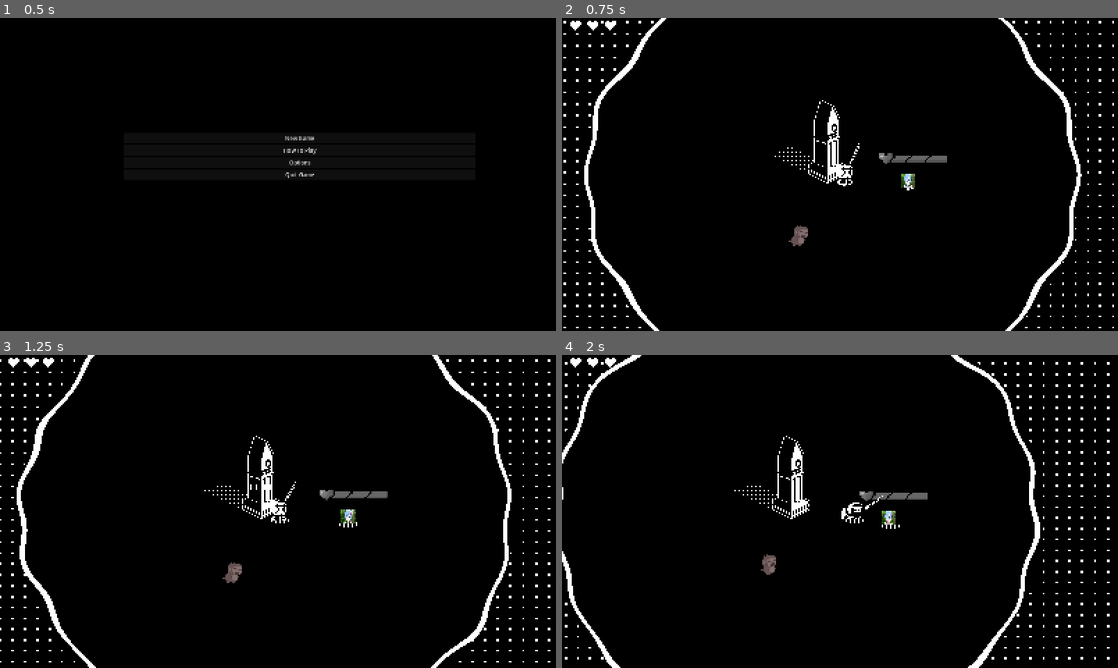
Above: before the commit, frames 1-4 (two rows, left to right).
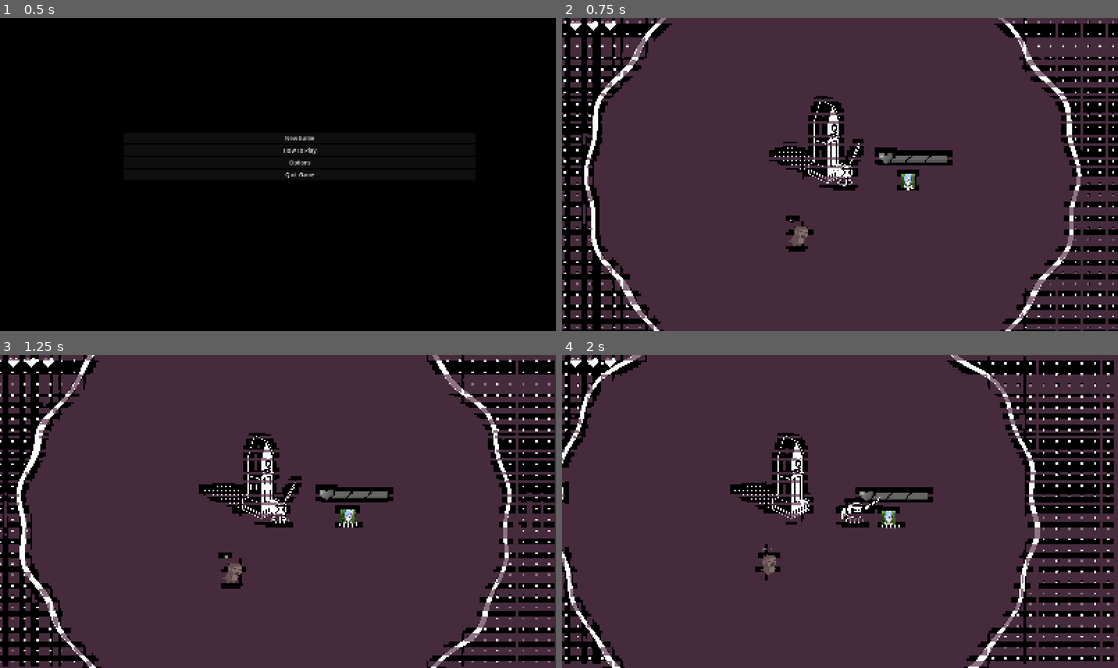
Above: after the commit, the same moments.

Repository: arrowira/shrine2Cjam
Game: Godot game, scene res://Scenes/main_menu.tscn
Two runs of this game, one before a commit and one after it. Both use one fixed random seed, a clock stepped at 60 frames per second and the inputs below. The engine's default icon, where the game draws it, is replaced by a stand-in: a white triangle on a blue panel in a dark square.
Inputs (mouse positions are in pixels of both pictures, inside the frame that each line leads up to):
- Up to frame 1 (0.5 s): no input
- Up to frame 2 (0.75 s): click "New Game" at 0.5 s
- Up to frame 3 (1.25 s): no input
- Up to frame 4 (2 s): move the mouse to (962, 495) at 1.27 s; hold Right (right) from 1.28 s (still down); click (962, 495) at 1.35 s

Frame 1 is identical in both runs. In frame 2, 84% of the frame differs, in the area x 0-100%, y 0-100%; in frame 3, 84%; in frame 4, 84%.

Commit message:
beautiful grunt code

Diff:
--- a/shrine-jam/Scenes/Grunt.tscn
+++ b/shrine-jam/Scenes/Grunt.tscn
@@ -78,4 +78,15 @@
 libraries/ = SubResource("AnimationLibrary_tj05f")
 speed_scale = 0.8
 
+[node name="AttackTimer" type="Timer" parent="." unique_id=230837176]
+wait_time = 0.5
+one_shot = true
+
+[node name="Label" type="Label" parent="." unique_id=741633984]
+offset_left = -56.0
+offset_top = -97.0
+offset_right = -16.0
+offset_bottom = -74.0
+
 [connection signal="timeout" from="MoodClock" to="." method="_on_mood_clock_timeout"]
+[connection signal="timeout" from="AttackTimer" to="." method="_on_attack_timer_timeout"]
--- a/shrine-jam/Scenes/main.tscn
+++ b/shrine-jam/Scenes/main.tscn
@@ -16,8 +16,8 @@
 
 [sub_resource type="ShaderMaterial" id="ShaderMaterial_kry3j"]
 shader = ExtResource("6_21xkr")
-shader_parameter/darkColor = Color(0, 0, 0, 1)
-shader_parameter/lightColor = Color(1, 1, 1, 1)
+shader_parameter/darkColor = Color(0.27622634, 0.1688197, 0.23947811, 1)
+shader_parameter/lightColor = Color(0.5519479, 0.45576358, 0.51774293, 1)
 
 [node name="Main" type="Node2D" unique_id=1040881665]
 script = ExtResource("1_jjvhh")
--- a/shrine-jam/Scripts/EnemyBehaviour.gd
+++ b/shrine-jam/Scripts/EnemyBehaviour.gd
@@ -22,13 +22,22 @@
 		aggro = true
 
 func _physics_process(delta: float) -> void:
-
+	$Label.text = state
 	position += movementDir*speed
 	if state == "pursue":
+		movementDir = playerDir
+	if state == "pounce":
+		movementDir = playerDir.orthogonal()
+	if state == "attacking":
+		speed = 10 * $AttackTimer.time_left/$AttackTimer.wait_time
+	if state == "retreat":
+		movementDir = -playerDir
+	if state == "retreat" or state == "pursue" or state == "pounce":
 		$AnimationPlayer.play("walk")
-		movementDir = playerDir
-	if state == "pounce" or state == "idle":
+	if state == "idle":
 		$AnimationPlayer.play("idle")
+
+
 
 
 
@@ -47,16 +56,25 @@
 			coin *= -1
 	else:
 		#aggro
-		if mood < 0.5:
-			if playerDist > 300:
-				#walk towards player
-				state = "pursue"
-				speed = 3
-			else:
-				state = "pounce"
-				speed = 0
-		elif mood < 0.7:
-			if state == "pounce":
-				#attack
-				speed = 10
-				movementDir = playerDir
+		if state != "attacking":
+			if mood < 0.5:
+				if playerDist > 300:
+					#walk towards player
+					state = "pursue"
+					speed = 3
+				else:
+					state = "pounce"
+					speed = 2
+			elif mood < 0.7:
+				if state == "pounce":
+					#attack
+					state = "attacking"
+					$AttackTimer.start()
+					movementDir = playerDir
+
+
+
+func _on_attack_timer_timeout() -> void:
+	print("retreat")
+	state = "retreat"
+	speed = 3
--- a/shrine-jam/scripts/CameraBehaviour.gd
+++ b/shrine-jam/scripts/CameraBehaviour.gd
@@ -23,7 +23,6 @@
 	$ShakeTimer.start()
 
 func _on_shake_timer_timeout() -> void:
-	print("shake")
 	strength -= strength*0.1
 	offset.x = strength*randf_range(-1,1)
 	offset.y = strength*randf_range(-1,1)
--- a/shrine-jam/scripts/Sorcerer.gd
+++ b/shrine-jam/scripts/Sorcerer.gd
@@ -32,7 +32,6 @@
 			b.global_rotation = D.angle()
 			b.emitting = true
 			velocity = (global_position-get_tree().current_scene.playerPos).normalized() * 500*(2+get_tree().current_scene.playerSpeed)
-			print('hit')
 			decrease_life_points()
 			texture_progress_bar.connect("value_changed", healthbar_changed)
 	if (area.name == "ProjectileHurtBox" and area.get_parent().parried):
@@ -40,7 +39,6 @@
 		velocity = (global_position-get_tree().current_scene.playerPos).normalized() * 500*(2)
 func decrease_life_points():
 	texture_progress_bar.value -= 1
-	print("youch")
 
 
 func healthbar_changed(value : float) -> void:
@@ -57,7 +55,6 @@
 	else:
 		walkChance = 0.3
 	if roll < 0.1:
-		print("shoot")
 		var newProjectile = pProjectile.instantiate()
 		newProjectile.global_position = global_position
 		get_parent().add_child(newProjectile)
@@ -65,7 +62,6 @@
 	elif roll < walkChance:
 		if randf()<0.3:
 			dir*=-1
-		print("walk")
 		if playerDist < 650:
 			movementDir = (global_position-playerPos).normalized()
 		else:
